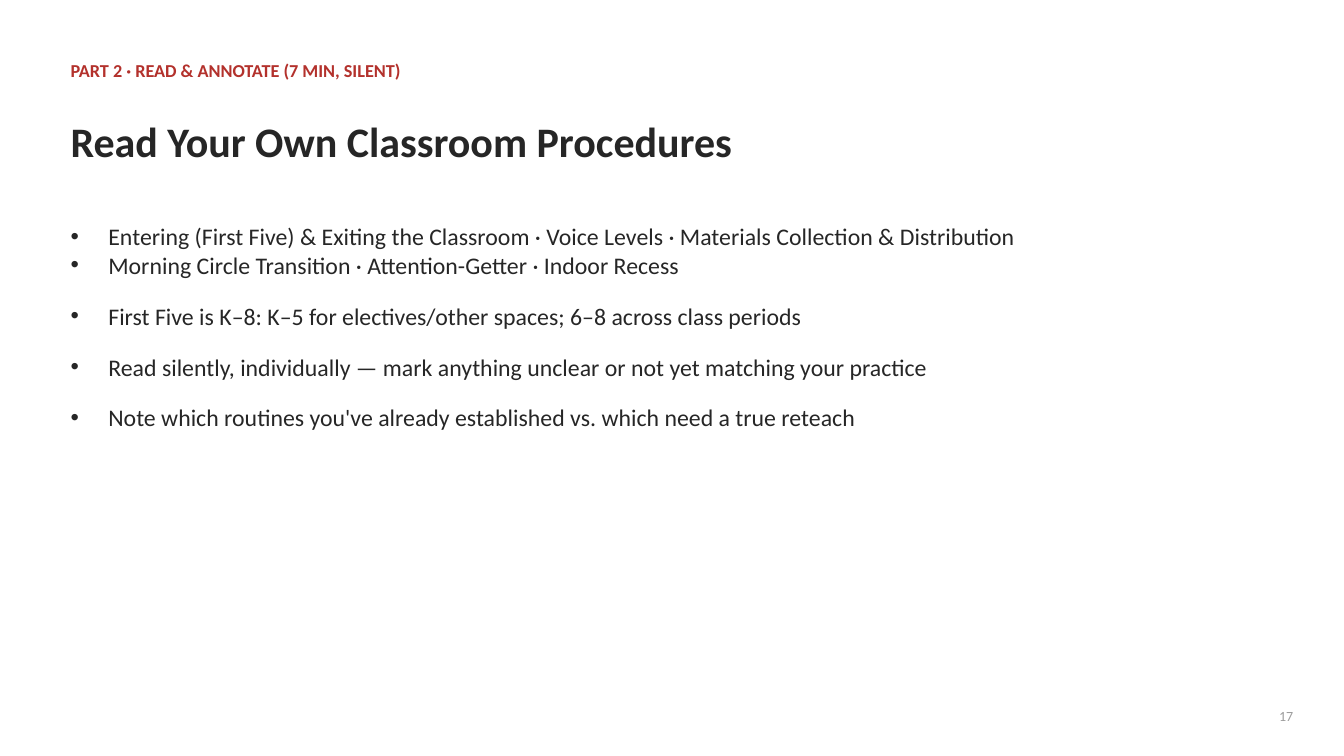
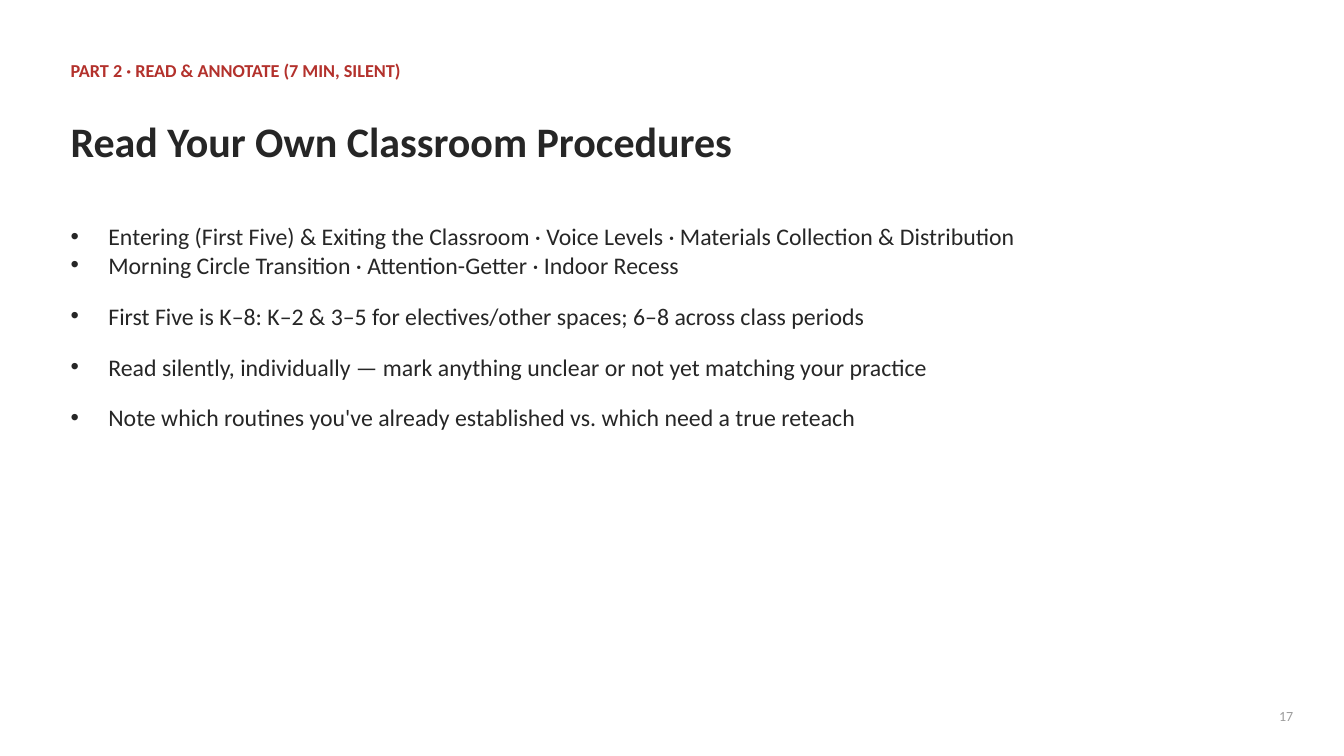
Before and after one commit to marlithaw/CC-Teacher_Edition, a slide deck: slide 17 of resources/procedures/staff-learning/culture-systems-staff-learning-slides.pptx. Drawn at 1344x756 pixels with LibreOffice and Linux fonts; fonts in the diff are those of the drawing. Boxes give left, top, right and bottom in pixels: in the first picture for what was removed or moved away, otherwise in the second. Text is boxed around its words. In the diff, an @@ line names an element or a change of style, - is before the commit and + after.

Commit message:
Clarify First Five grade bands

```diff
--- a/resources/procedures/staff-learning/culture-systems-staff-learning-slides.pptx
+++ b/resources/procedures/staff-learning/culture-systems-staff-learning-slides.pptx
@@ text at bbox=[108, 257, 864, 329]: text changed @@
-• Morning Circle Transition · Attention-Getter · Indoor Recess
-  First Five is K–8: K–5 for electives/other spaces; 6–8 across class periods
+• Morning Circle Transition · Attention-Getter · Indoor Recess
+  First Five is K–8: K–2 & 3–5 for electives/other spaces; 6–8 across class periods
```
Also in this commit, not shown: 1 other slide changed, 4 other files.
